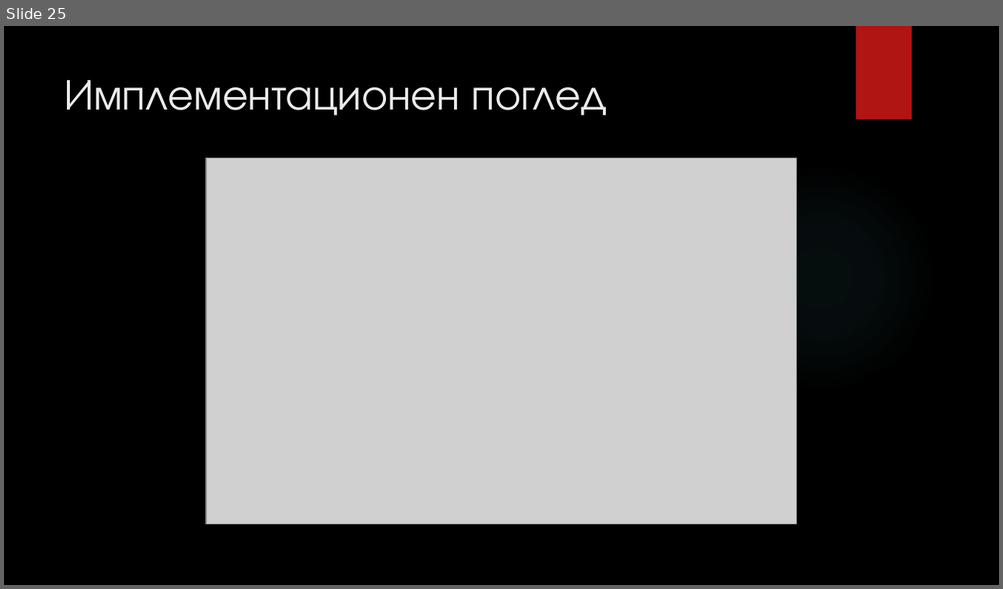
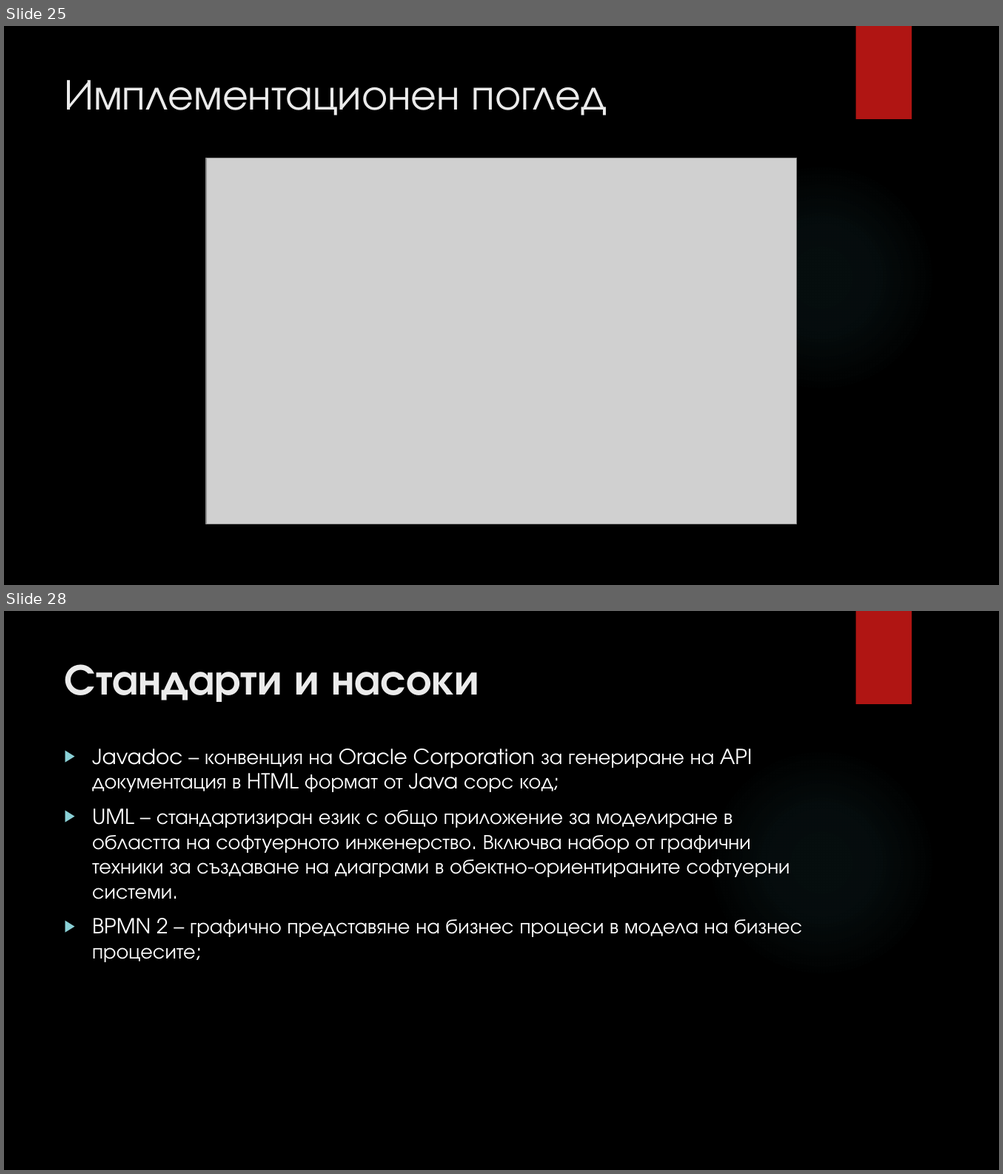
Before and after one commit to fahmiprasetya/PSS, a slide deck: I1/Current_Working_Directory/E2/ABM E2 Presentation.pptx. Shown one above the other, each under a label of ours: slide 25 before the commit, slides 25 and 28 after it; the slides between them are not shown. The pictures are 1003x589 and 1003x1174 pixels, drawn with LibreOffice and Linux fonts; fonts in the diff are those of the drawing; grey boxes stand for pictures; background and template pictures are left out. Boxes give left, top, right and bottom in pixels: in the first picture for what was removed or moved away, otherwise in the second. Text is boxed around its words. In the diff, an @@ line names an element or a change of style, - is before the commit and + after.

```diff
--- a/I1/Current_Working_Directory/E2/ABM E2 Presentation.pptx
+++ b/I1/Current_Working_Directory/E2/ABM E2 Presentation.pptx
@@ slide 28 added at (4,611,999,1170), background picture (left out); not listed: 2 template elements that a slide beside it also shows @@
@@ title added at (64,664,479,702), 42 pt, text #EBEBEB, bold @@
+Стандарти и насоки
@@ text added at (92,749,802,963), 20 pt, text #FFFFFF @@
+▶ Javadoc – конвенция на Oracle Corporation за генериране на API документация в HTML формат от Java сорс код;
+▶ UML – стандартизиран език с общо приложение за моделиране в областта на софтуерното инженерство. Включва набор от графични техники за създаване на диаграми в обектно-ориентираните софтуерни системи.
+▶ BPMN 2 – графично представяне на бизнес процеси в модела на бизнес процесите;
```
Also in this commit, not shown: 2 other slides added.
